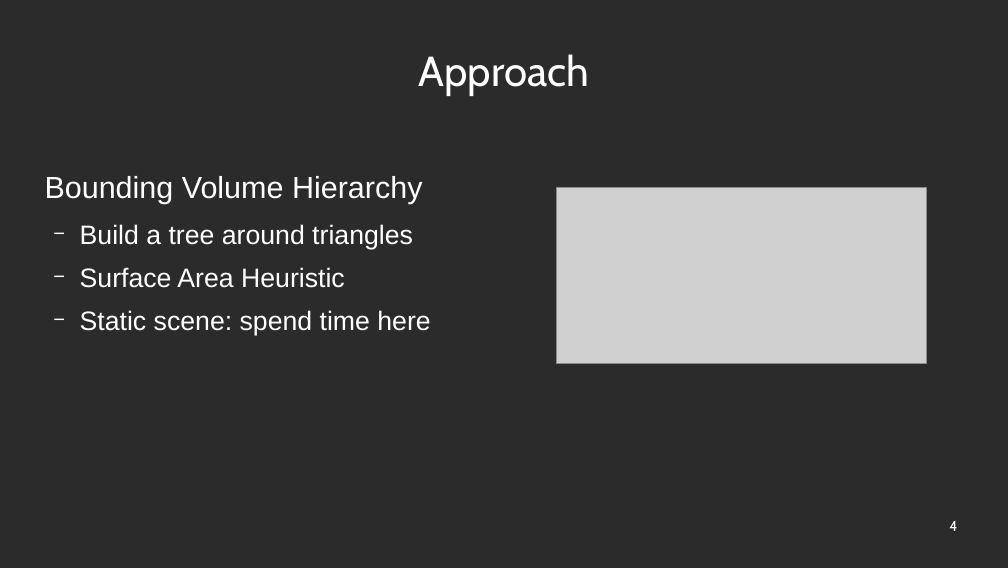
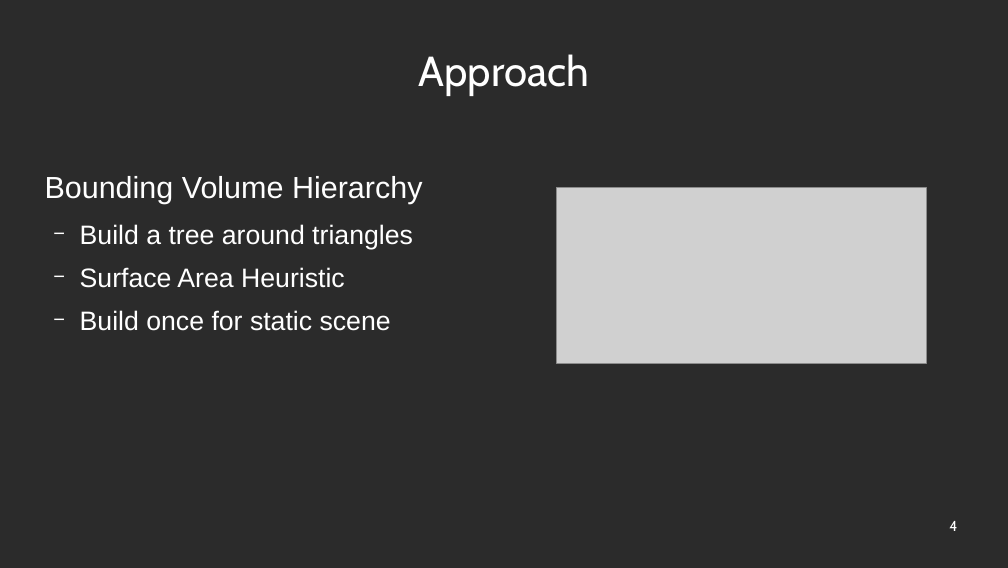
Before and after one commit to robinleegit/raytracer, a slide deck: slide 4 of presentation/presentation.odp. Drawn at 1008x568 pixels with LibreOffice and Linux fonts; fonts in the diff are those of the drawing; grey boxes stand for pictures; background and template pictures are left out; a plain dark background stands for a picture behind light text. Boxes give left, top, right and bottom in pixels: in the first picture for what was removed or moved away, otherwise in the second. Text is boxed around its words. In the diff, an @@ line names an element or a change of style, - is before the commit and + after.

```diff
--- a/presentation/presentation.odp
+++ b/presentation/presentation.odp
@@ text at [80,310,391,331]: text changed @@
-  − Static scene: spend time here
+  − Build once for static scene
```
Also in this commit, not shown: 2 other slides changed.
